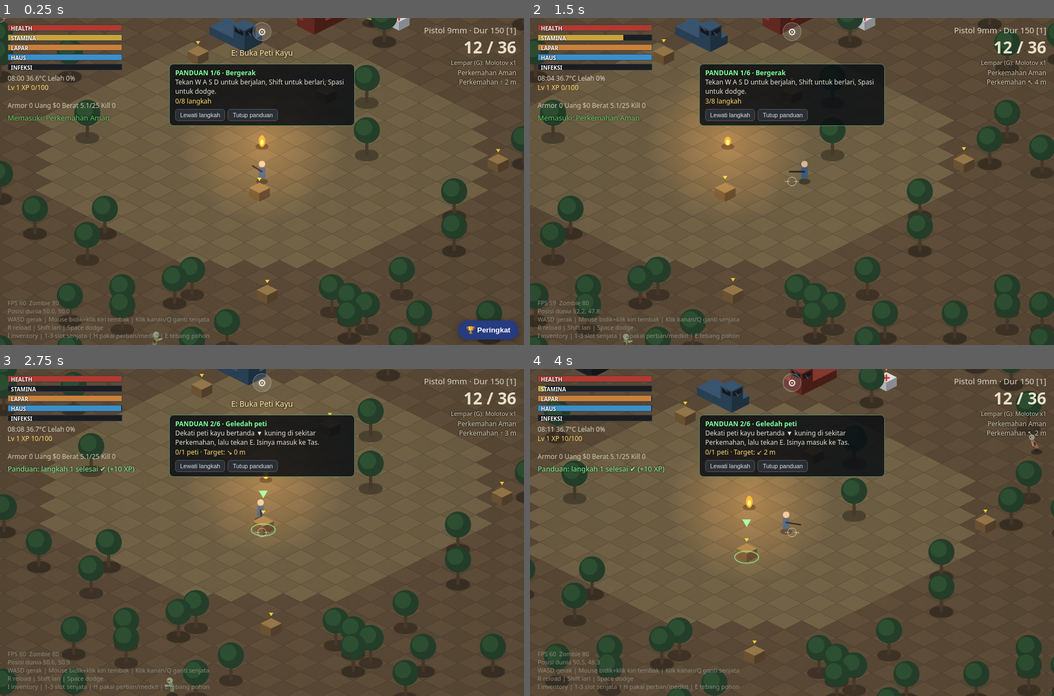
Above: before the commit, frames 1-4 (two rows, left to right).
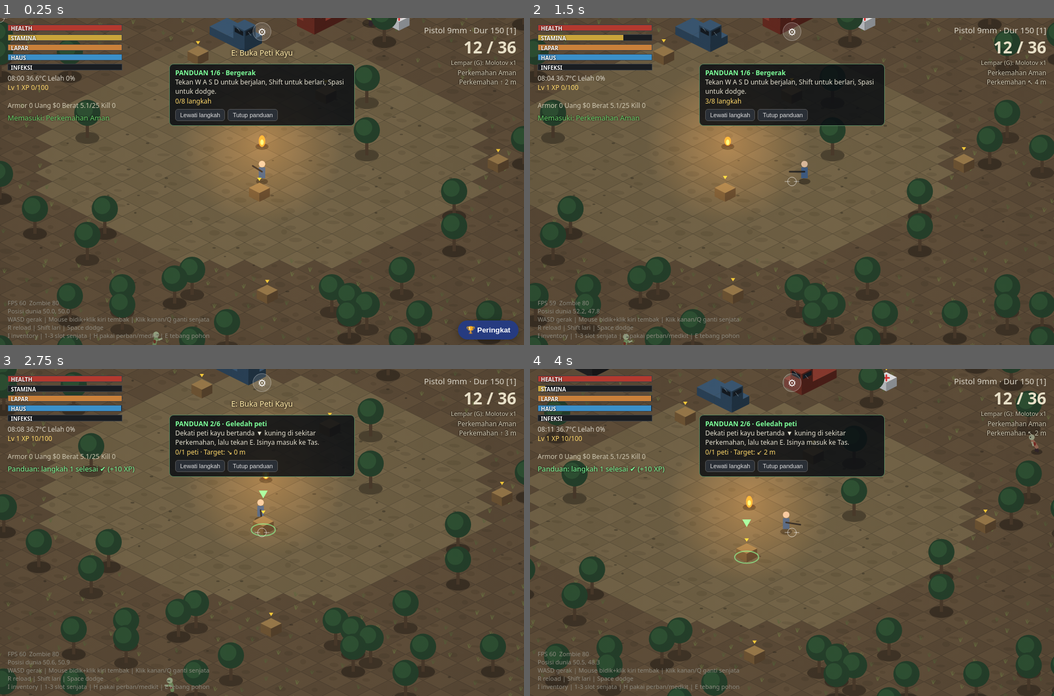
Above: after the commit, the same moments.

Repository: vexelkang-cell/gamepai
Game: browser game, page games/zombie/index.html
Two runs of this game, one before a commit and one after it. Both use one fixed random seed, a clock stepped at 60 frames per second and the inputs below.
Inputs (mouse positions are in pixels of both pictures, inside the frame that each line leads up to):
- Up to frame 1 (0.25 s): no input
- Up to frame 2 (1.5 s): click (792, 181) at 0.27 s; hold Right from 1.03 s (still down); tap Space at 1.1 s
- Up to frame 3 (2.75 s): release Right at 1.53 s; hold Down 1.58-1.85 s; tap Space at 1.6, 2.1, 2.6 s; hold Left 1.9-2.47 s; hold Up from 2.52 s (still down)
- Up to frame 4 (4 s): release Up at 2.82 s; hold Right 2.87-3.53 s; tap Space at 3.1, 3.6 s; hold Up 3.58-3.82 s; hold Left from 3.87 s (still down)

The runs differ from the first frame. In frame 1, 0.2% of the frame differs, in the area x 0-100%, y 0-100%; in frame 2, 0.2%; in frame 3, 0.2%; in frame 4, 0.2%.

Commit message:
Render terrain details in visible world tiles

Diff:
--- a/games/zombie/game.js
+++ b/games/zombie/game.js
@@ -1132,6 +1132,7 @@
   { const OX = ox(), OY = oy(); for (const col in FB) { const a = FB[col]; ctx.fillStyle = col; ctx.beginPath(); // lantai digambar per warna (1 fill per warna)
     for (let i = 0; i < a.length; i += 2) { const x = a[i], y = a[i + 1]; ctx.moveTo(OX + (x - y) * HW, OY + (x + y) *  …(193 unchanged characters)…
     ctx.fill(); } }
+  drawGroundDetails(x0, x1, y0, y1);
   for (const d of decals) { const q = toS(d.x, d.y); ctx.fillStyle = 'rgba(90,10,10,.5)'; ctx.beginPath(); ctx.ellipse(q[0] + ox(), q[1] + oy(), d.r, d.r / 2, 0, 0, 7); ctx.fill(); }
   for (const g of gas) { const q = toS(g.x, g.y), a = Math.min(1, g.t / 2) * (0.22 + 0.06 * Math.sin(performance.now() / 250));
     ctx.fillStyle = 'rgba(130,210,60,' + a + ')'; ctx.beginPath(); ctx.ellipse(q[0] + ox(), q[1] + oy(), g.r * 1.414 * HW, g.r * 1.414 * HH, 0, 0, 7); ctx.fill(); }
